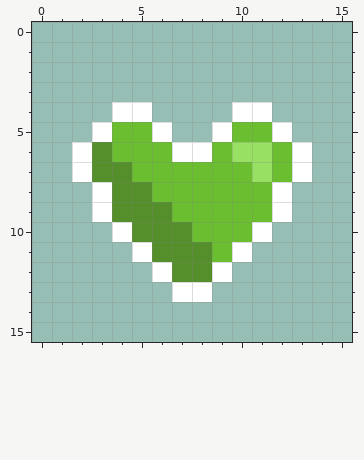
Two states of a pixel-art sprite, drillbird/Art/ui/HUD/Health/HUD_Health_available.png. Above, as it was before the edit.
The file is 16x16 pixels.
After:
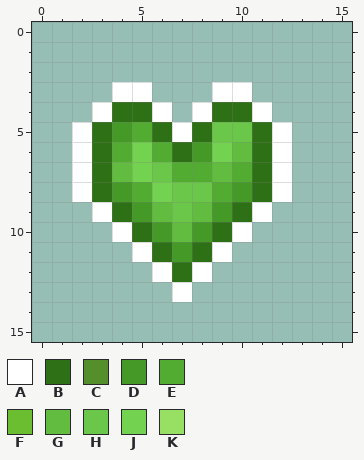
Palette (. is transparent): A #ffffff  B #2d7015  C #548f2c  D #459926  E #53ac32  F #6abe30  G #61bc40  H #6bc749  J #73d250  K #97e064
What changed:
Changed rows in their new state; - is an unchanged pixel.
first column x 2:
 3 --AA---AA---
 4 -ABBA-ABB---
 5 ABDEBABHHB--
 6 -BEJEBDJGBA.
 7 -BGJHEEGEBA.
 8 ABDEJHHEDB--
 9 --BDGHGDBA.-
10 ---BDGDBA.--
11 ----BDBA.---
12 -----BA.----
13 ------.-----
